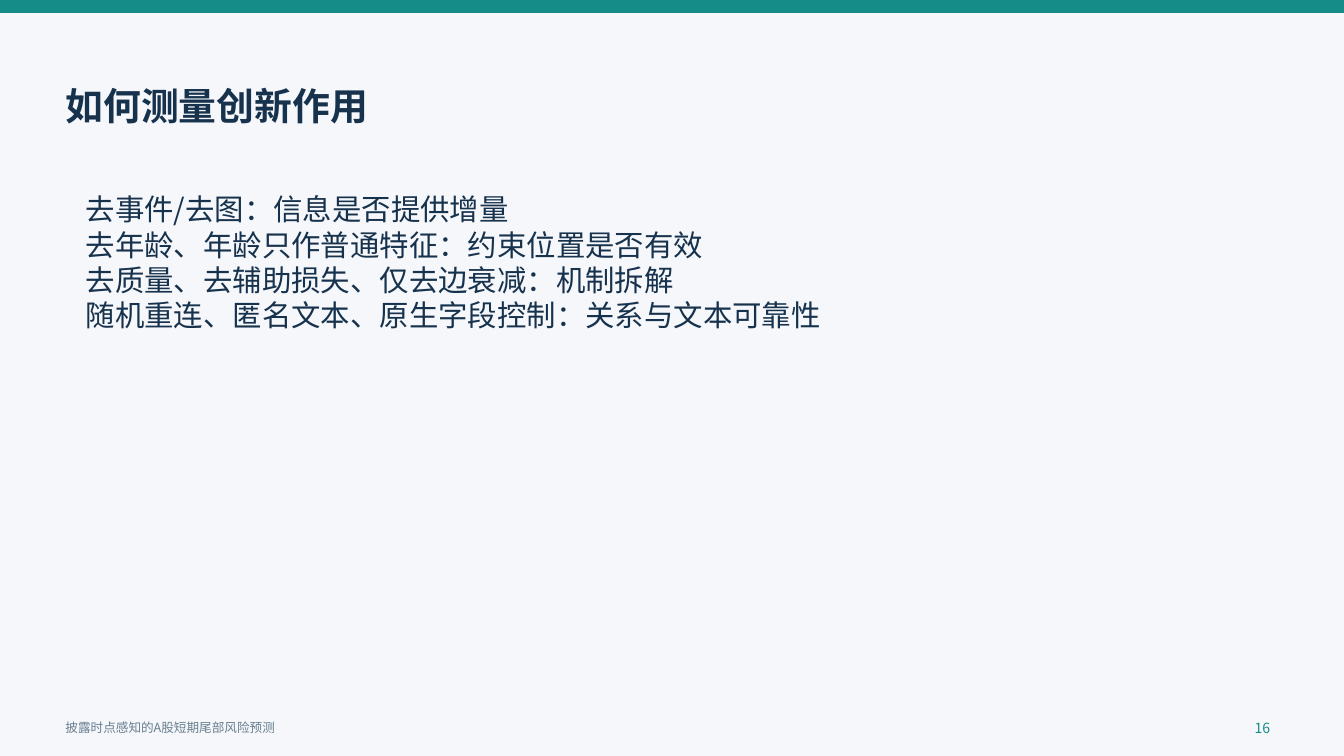
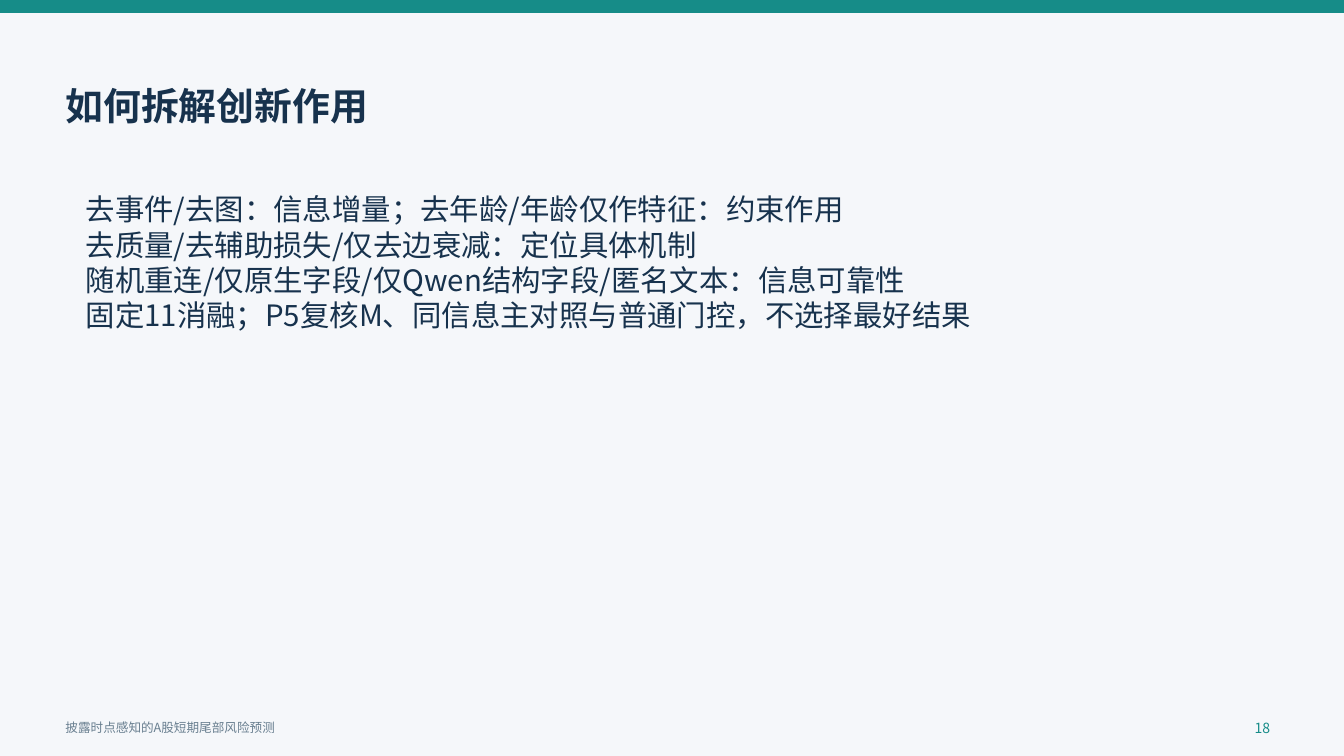
Before and after one commit to QiuKunYuan/llm-event-tail-risk-, a slide deck: slide 18 of docs/开题报告/开题答辩汇报.pptx (slide 16 before the commit). Drawn at 1344x756 pixels with LibreOffice and Linux fonts; fonts in the diff are those of the drawing. Boxes give left, top, right and bottom in pixels: in the first picture for what was removed or moved away, otherwise in the second. Text is boxed around its words. In the diff, an @@ line names an element or a change of style, - is before the commit and + after.

```diff
--- a/docs/开题报告/开题答辩汇报.pptx
+++ b/docs/开题报告/开题答辩汇报.pptx
@@ text at [65, 88, 367, 124]: text changed @@
-如何测量创新作用
+如何拆解创新作用
@@ text at [86, 195, 971, 331]: text changed @@
-去事件/去图：信息是否提供增量
-去年龄、年龄只作普通特征：约束位置是否有效
-去质量、去辅助损失、仅去边衰减：机制拆解
-随机重连、匿名文本、原生字段控制：关系与文本可靠性
+去事件/去图：信息增量；去年龄/年龄仅作特征：约束作用
+去质量/去辅助损失/仅去边衰减：定位具体机制
+随机重连/仅原生字段/仅Qwen结构字段/匿名文本：信息可靠性
+固定11消融；P5复核M、同信息主对照与普通门控，不选择最好结果
@@ text at [1255, 722, 1271, 733]: text changed @@
-16
+18
```
Also in this commit, not shown: 19 other slides changed, 4 slides added, 36 other files.
